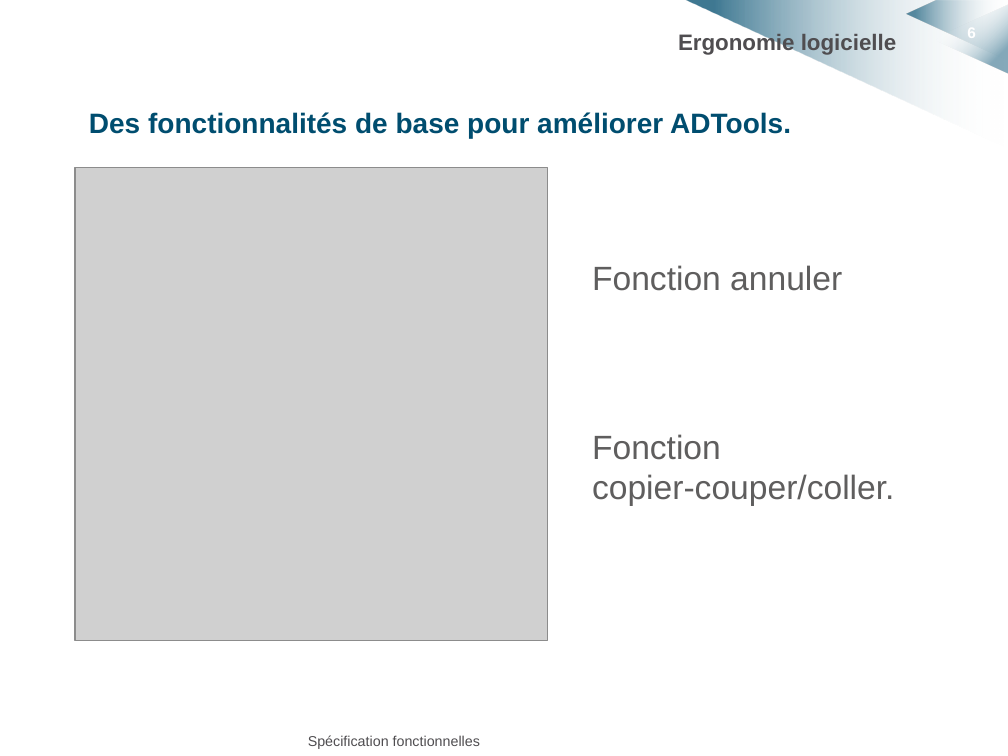
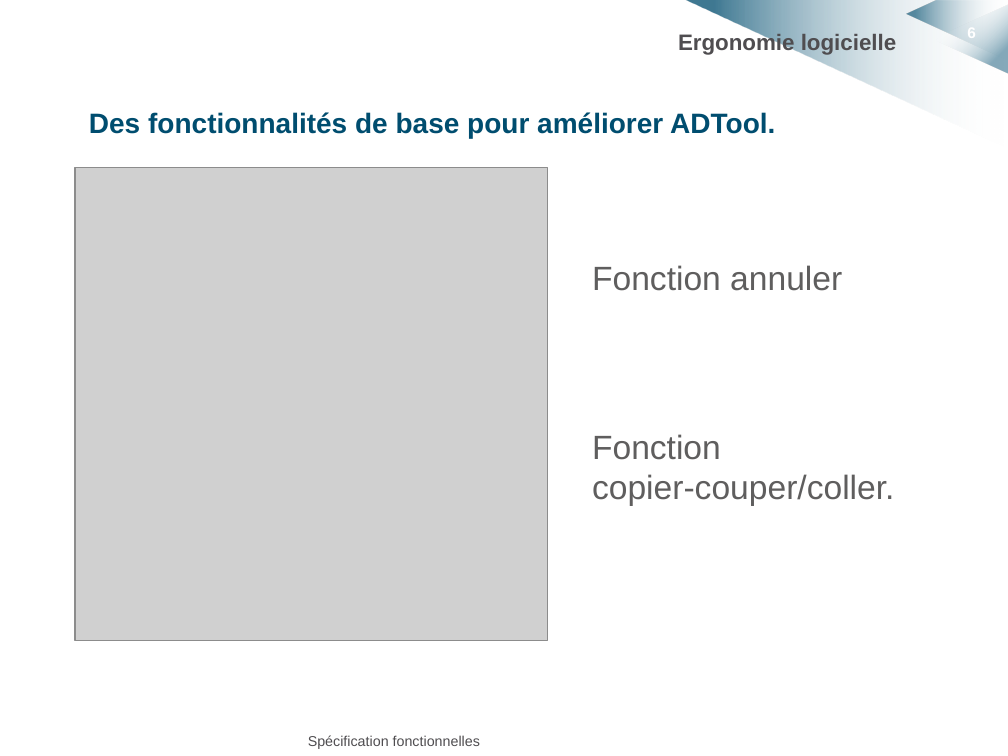
Before and after one commit to HKervadec/korrigolo, a slide deck: slide 6 of soutenances/projet_decembre/diapo_coco.pptx. Drawn at 1008x756 pixels with LibreOffice and Linux fonts; fonts in the diff are those of the drawing; grey boxes stand for pictures; background and template pictures are left out. Boxes give left, top, right and bottom in pixels: in the first picture for what was removed or moved away, otherwise in the second. Text is boxed around its words. In the diff, an @@ line names an element or a change of style, - is before the commit and + after.

```diff
--- a/soutenances/projet_decembre/diapo_coco.pptx
+++ b/soutenances/projet_decembre/diapo_coco.pptx
@@ text at (x1=89, y1=112, x2=775, y2=138): text changed @@
-Des fonctionnalités de base pour améliorer ADTools.
+Des fonctionnalités de base pour améliorer ADTool.
```
Also in this commit, not shown: 3 other files.
